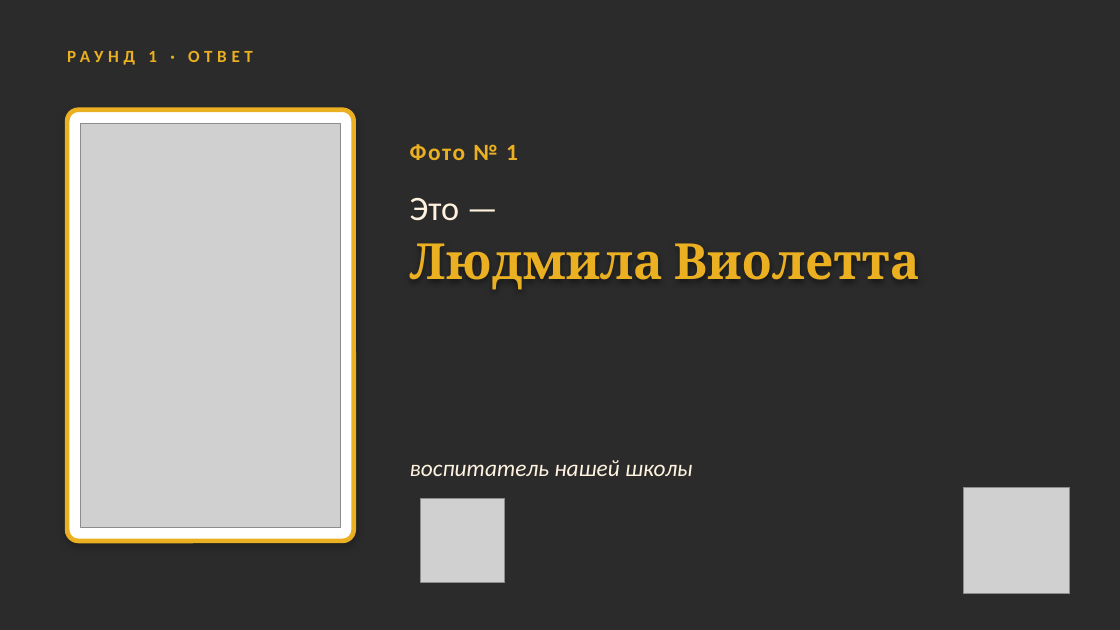
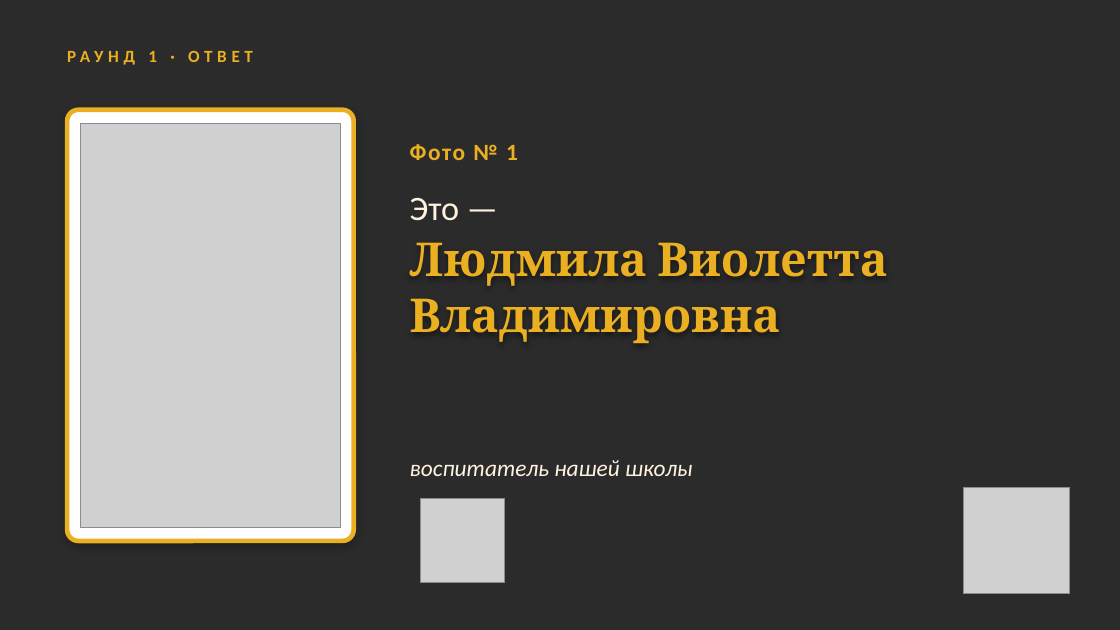
Before and after one commit to sl-himmelreich/heinrich-mario, a slide deck: slide 5 of День_воспитателя_конкурс.pptx. Drawn at 1120x630 pixels with LibreOffice and Linux fonts; fonts in the diff are those of the drawing; grey boxes stand for pictures; background and template pictures are left out; a plain dark background stands for a picture behind light text. Boxes give left, top, right and bottom in pixels: in the first picture for what was removed or moved away, otherwise in the second. Text is boxed around its words. In the diff, an @@ line names an element or a change of style, - is before the commit and + after.

```diff
--- a/День_воспитателя_конкурс.pptx
+++ b/День_воспитателя_конкурс.pptx
@@ text at (410, 242, 887, 343): text changed; size 32 to 30 pt @@
-Людмила Виолетта
+Людмила Виолетта Владимировна
```
Also in this commit, not shown: 1 other slide changed, 1 other file.
